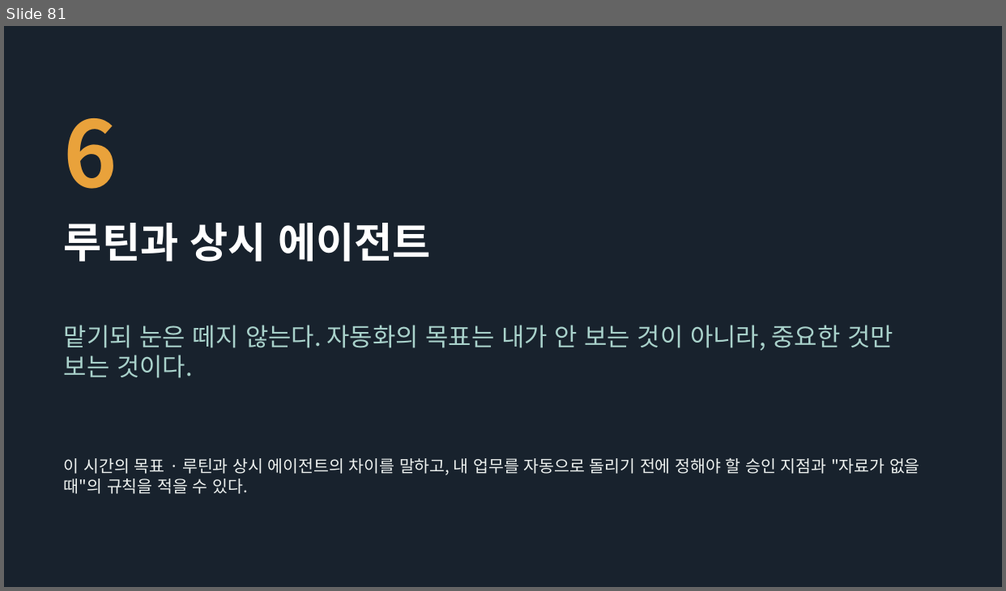
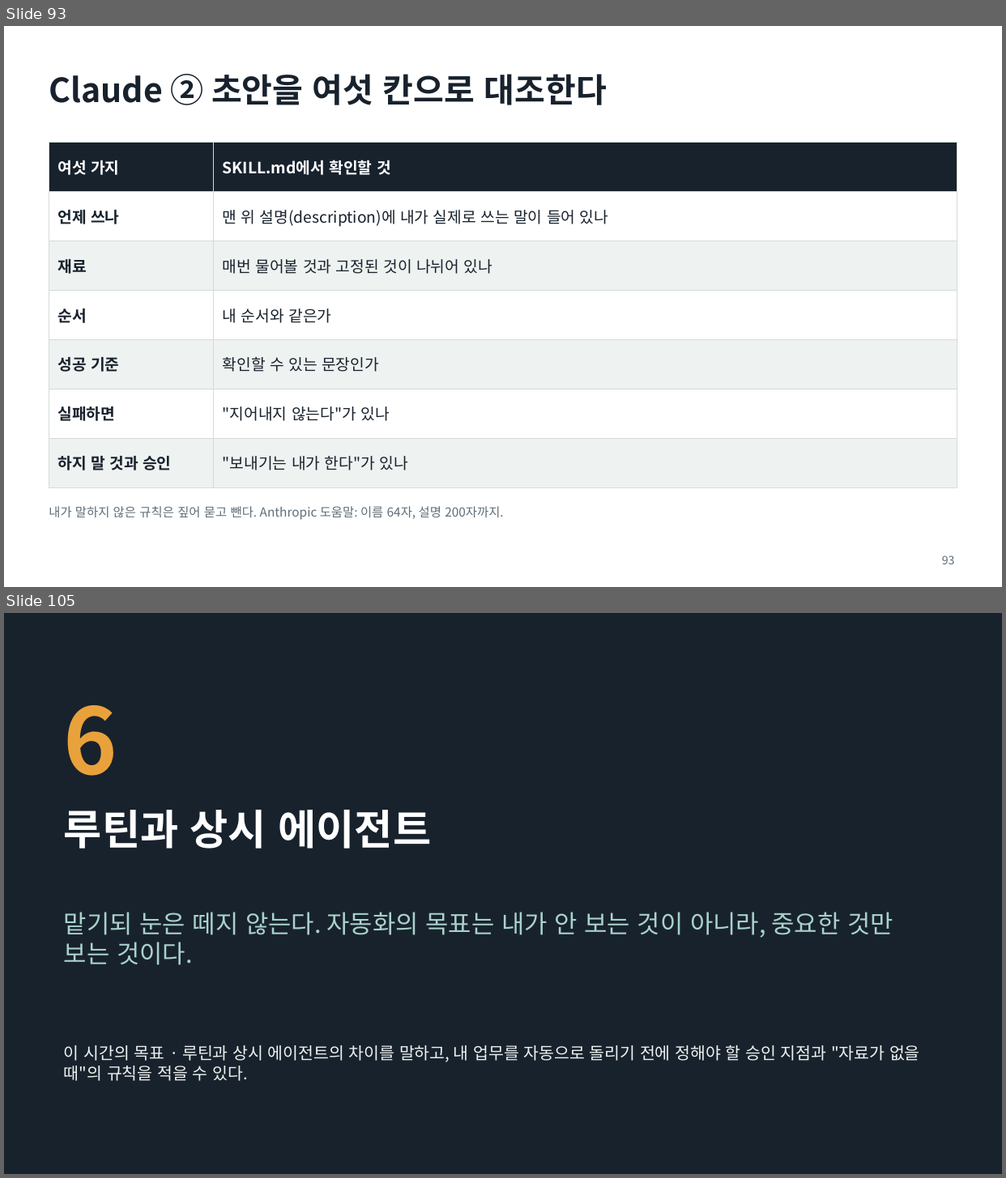
Before and after one commit to aplaxas/AI-Harness, a slide deck: courses/ai-for-work/2-week/decks/2주차-AI와-일하는-법.pptx. Shown one above the other, each under a label of ours: slide 81 before the commit, slides 93 and 105 after it; the slides between them are not shown. The pictures are 1006x591 and 1006x1178 pixels, drawn with LibreOffice and Linux fonts; fonts in the diff are those of the drawing. Boxes give left, top, right and bottom in pixels: in the first picture for what was removed or moved away, otherwise in the second. Text is boxed around its words. In the diff, an @@ line names an element or a change of style, - is before the commit and + after.

```diff
--- a/courses/ai-for-work/2-week/decks/2주차-AI와-일하는-법.pptx
+++ b/courses/ai-for-work/2-week/decks/2주차-AI와-일하는-법.pptx
@@ slide 93 added at (4, 26, 1002, 587), background #FFFFFF @@
@@ title added at (49, 74, 607, 105), 32 pt, text #18222D, bold @@
+Claude ② 초안을 여섯 칸으로 대조한다
@@ table added at (49, 142, 957, 474), 7 rows, 2 columns @@
+여섯 가지 | SKILL.md에서 확인할 것
+언제 쓰나 | 맨 위 설명(description)에 내가 실제로 쓰는 말이 들어 있나
+재료 | 매번 물어볼 것과 고정된 것이 나뉘어 있나
+순서 | 내 순서와 같은가
+성공 기준 | 확인할 수 있는 문장인가
+실패하면 | "지어내지 않는다"가 있나
+하지 말 것과 승인 | "보내기는 내가 한다"가 있나
@@ text added at (49, 506, 503, 520), 12 pt, text #5F6E7A @@
+내가 말하지 않은 규칙은 짚어 묻고 뺀다. Anthropic 도움말: 이름 64자, 설명 200자까지.
@@ page number added at (942, 556, 955, 565), 11 pt, text #5F6E7A @@
+93
@@ what was slide 81 is now slide 105 @@
```
Also in this commit, not shown: 4 slides changed, 23 other slides added, 8 other files.
